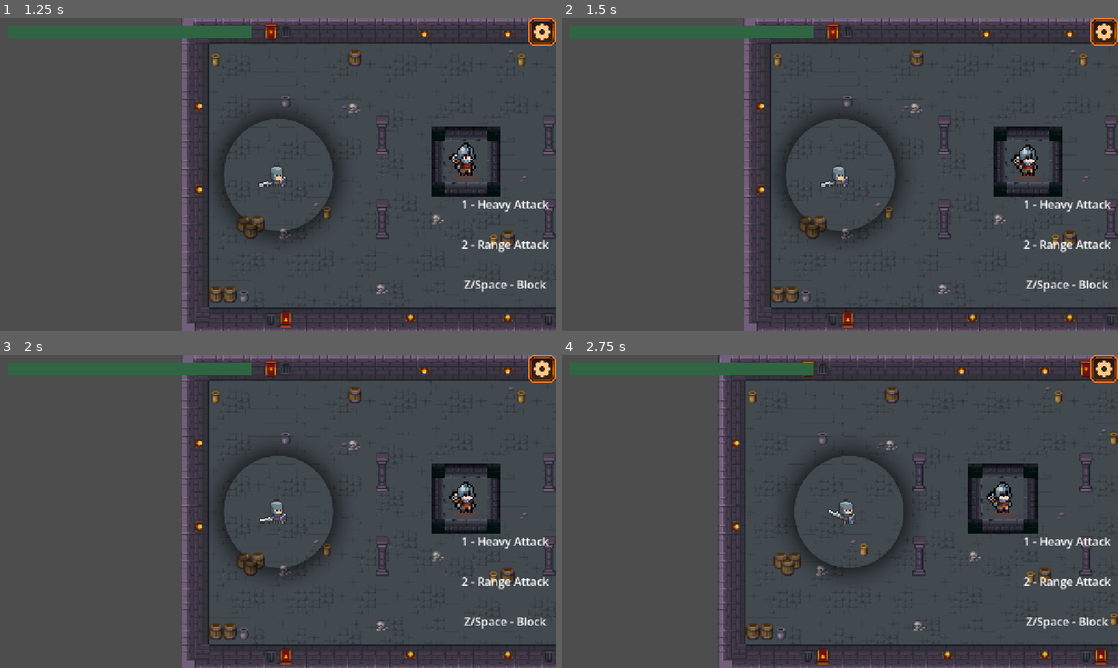
Above: before the commit, frames 1-4 (two rows, left to right).
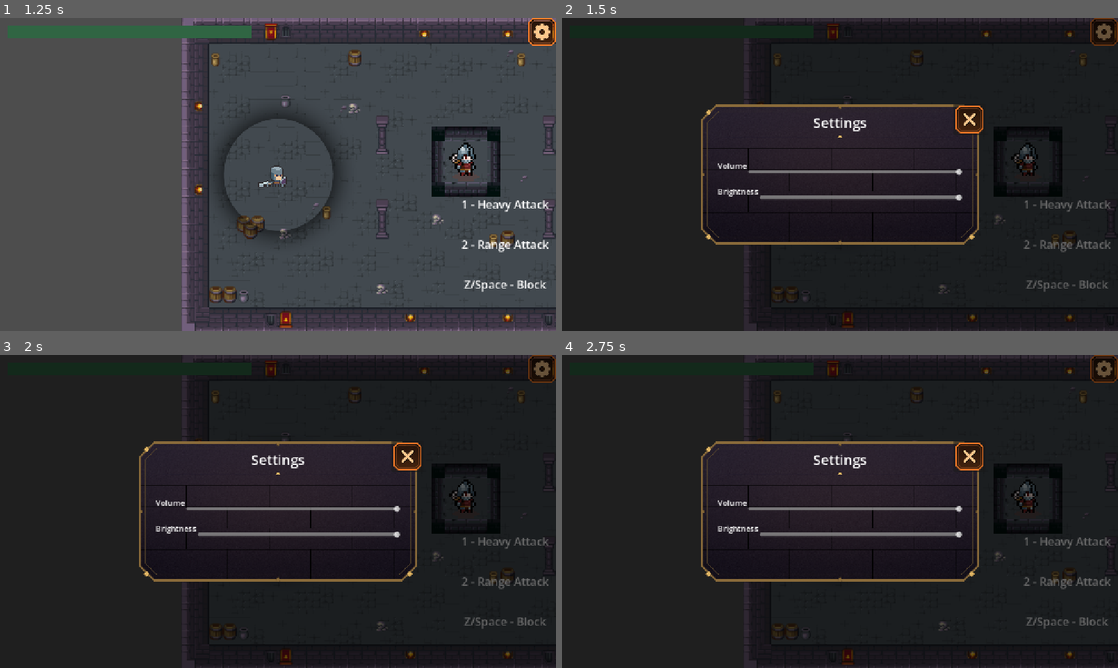
Above: after the commit, the same moments.

Repository: Ameera0786/Godot-Dungeon-Crawler
Game: Godot game, scene res://scenes/UI/MainMenu.tscn
Two runs of this game, one before a commit and one after it. Both use one fixed random seed, a clock stepped at 60 frames per second and the inputs below. Sound files missing from this copy of the repository are replaced by a short silence.
Inputs (mouse positions are in pixels of both pictures, inside the frame that each line leads up to):
- Up to frame 1 (1.25 s): click "Start Game" at 0.5 s
- Up to frame 2 (1.5 s): click (1106, 30) at 1.25 s
- Up to frame 3 (2 s): no input
- Up to frame 4 (2.75 s): hold Right (right) from 2.03 s (still down); tap 1 (attack1) at 2.1 s

Frame 1 is identical in both runs. In frame 2, 96% of the frame differs, in the area x 0-100%, y 0-100%; in frame 3, 96%; in frame 4, 95%.
Error before the commit: Invalid access to property or key 'MIN_BRIGHTNESS' on a base object of type 'Nil'. (res://scripts/settings_menu.gd:22)

Commit message:
fixed autoload

Diff:
--- a/project.godot
+++ b/project.godot
@@ -20,7 +20,7 @@
 DialogueManager="*uid://j3d2vkjtpp2o"
 HUD="*uid://c5ucsikxpou0t"
 MusicManager="*uid://6ne8ge2hpkb3"
-Settings="*uid://b688300di5ona"
+Settings="*uid://cvpcdotfdpgtf"
 
 [display]
 
